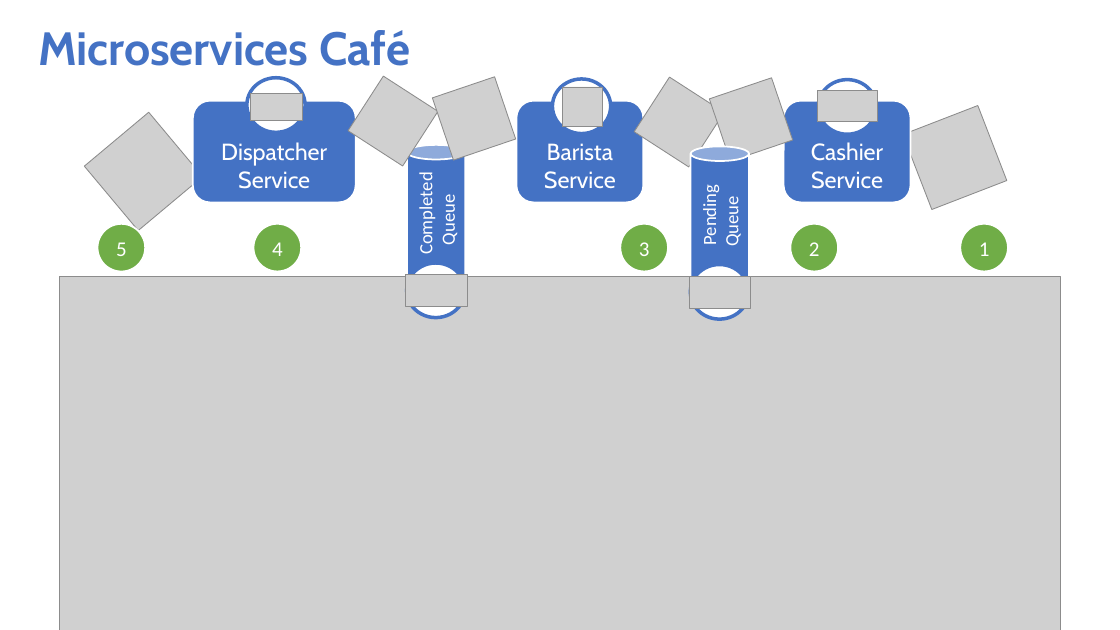
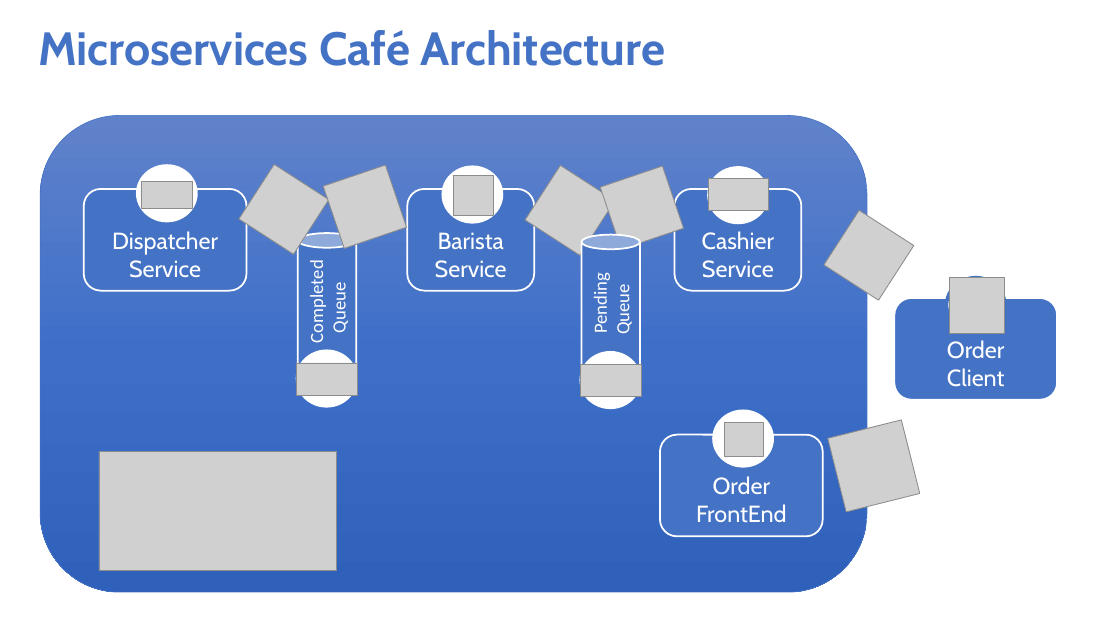
Before and after one commit to vkacherov/microservicesCafe, a slide deck: slide 3 of Decks/MicroservicesCafe.pptx. Drawn at 1120x630 pixels with LibreOffice and Linux fonts; fonts in the diff are those of the drawing; grey boxes stand for pictures. Boxes give left, top, right and bottom in pixels: in the first picture for what was removed or moved away, otherwise in the second. Text is boxed around its words. In the diff, an @@ line names an element or a change of style, - is before the commit and + after.

Commit message:
Deck updates

```diff
--- a/Decks/MicroservicesCafe.pptx
+++ b/Decks/MicroservicesCafe.pptx
@@ text at <box>38,30,666,66</box>: text changed @@
-Microservices Café
+Microservices Café Architecture
@@ picture removed at <box>348,76,438,165</box> @@
@@ picture removed at <box>432,77,515,160</box> @@
@@ picture removed at <box>635,78,724,167</box> @@
@@ picture removed at <box>710,78,793,161</box> @@
@@ rounded rectangle added at <box>40,115,867,592</box>, fill gradient #6183CB to #3E70CA to #3062BB, outline #4472C4 0.5 pt @@
@@ picture removed at <box>84,112,203,231</box> @@
@@ picture removed at <box>903,106,1007,210</box> @@
@@ picture added at <box>239,164,328,254</box> @@
@@ picture added at <box>323,165,406,248</box> @@
@@ picture added at <box>525,166,615,255</box> @@
@@ picture added at <box>600,166,683,249</box> @@
@@ ellipse removed at <box>97,224,145,272</box> @@
-5
@@ ellipse removed at <box>254,223,302,271</box> @@
-4
@@ ellipse removed at <box>620,223,668,271</box> @@
-3
@@ ellipse removed at <box>791,223,839,271</box> @@
-2
@@ picture added at <box>824,210,914,300</box> @@
@@ ellipse removed at <box>960,223,1008,271</box> @@
-1
@@ picture removed at <box>59,276,1061,630</box> @@
@@ rounded rectangle added at <box>895,298,1058,400</box>, fill #4472C4, outline #FFFFFF 1.5 pt, 20 pt, text #FFFFFF @@
+Order
+Client
@@ ellipse added at <box>947,278,1005,333</box>, fill #FFFFFF, outline #4472C4 3 pt @@
@@ picture added at <box>949,278,1005,334</box> @@
@@ 5 pictures, 5 ellipses, 3 rounded rectangles, 2 cylinders: place and size @@
-5 pictures, 5 ellipses, 3 rounded rectangles, 2 cylinders at <box>193,78,911,319</box>
+5 pictures, 5 ellipses, 3 rounded rectangles, 2 cylinders at <box>84,166,802,408</box>
@@ outline #4472C4 3 pt to #FFFFFF 3 pt in 5 elements at <box>138,166,196,221</box>, <box>297,351,355,406</box>, <box>709,168,767,223</box>, <box>444,167,502,222</box>, <box>581,353,639,408</box> @@
@@ ellipse added at <box>714,412,772,466</box>, fill #FFFFFF, outline #FFFFFF 3 pt @@
@@ rounded rectangle added at <box>660,434,823,536</box>, fill #4472C4, outline #FFFFFF 1.5 pt, 20 pt, text #FFFFFF @@
+Order
+FrontEnd
@@ picture added at <box>724,423,764,456</box> @@
@@ picture added at <box>828,420,920,511</box> @@
@@ picture added at <box>99,452,337,571</box> @@
```
Also in this commit, not shown: 1 slide added, 1 slide removed.
